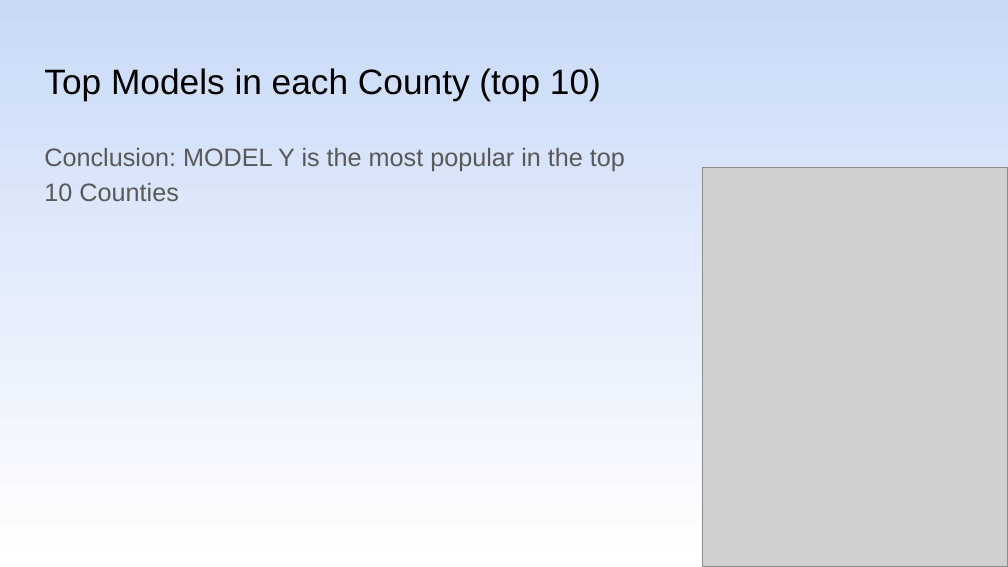
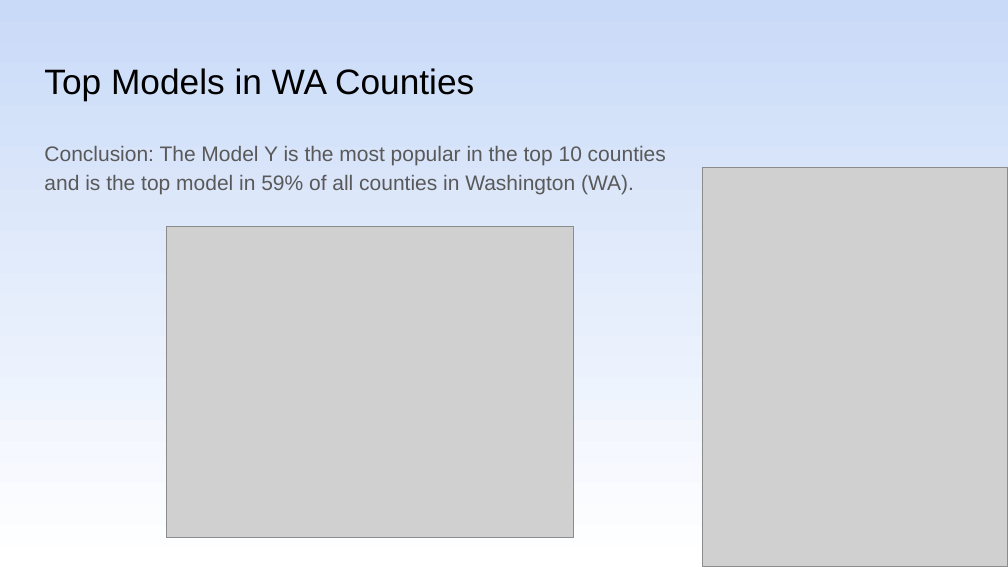
Before and after one commit to shachar700/DataAnalysis_ElectricVehicles, a slide deck: slide 18 of DataAnalysis_ElectricVehicles.pptx. Drawn at 1008x567 pixels with LibreOffice and Linux fonts; fonts in the diff are those of the drawing; grey boxes stand for pictures. Boxes give left, top, right and bottom in pixels: in the first picture for what was removed or moved away, otherwise in the second. Text is boxed around its words. In the diff, an @@ line names an element or a change of style, - is before the commit and + after.

```diff
--- a/DataAnalysis_ElectricVehicles.pptx
+++ b/DataAnalysis_ElectricVehicles.pptx
@@ title at [44,68,474,100]: text changed @@
-Top Models in each County (top 10)
+Top Models in WA Counties
@@ text at [44,146,666,195]: text changed; size 18 to 15 pt @@
-Conclusion: MODEL Y is the most popular in the top
-10 Counties
+Conclusion: The Model Y is the most popular in the top 10 counties and is the top model in 59% of all counties in Washington (WA).
@@ picture added at [166,227,574,537] @@
```
Also in this commit, not shown: 12 other slides changed, 1 slide added, 1 slide removed, 3 other files.
